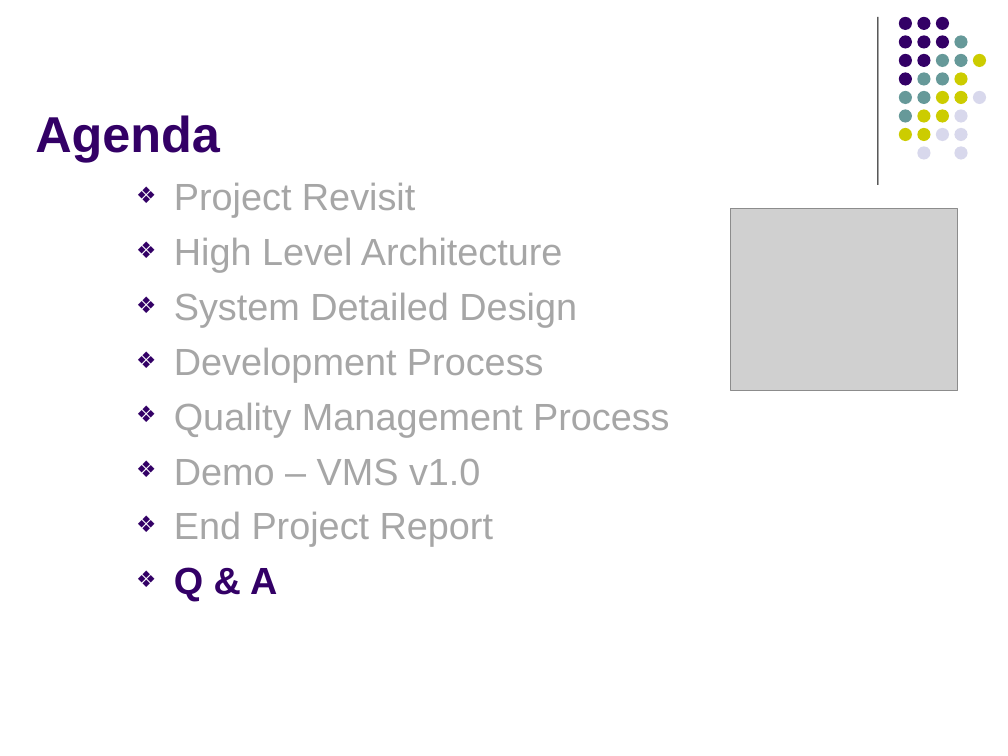
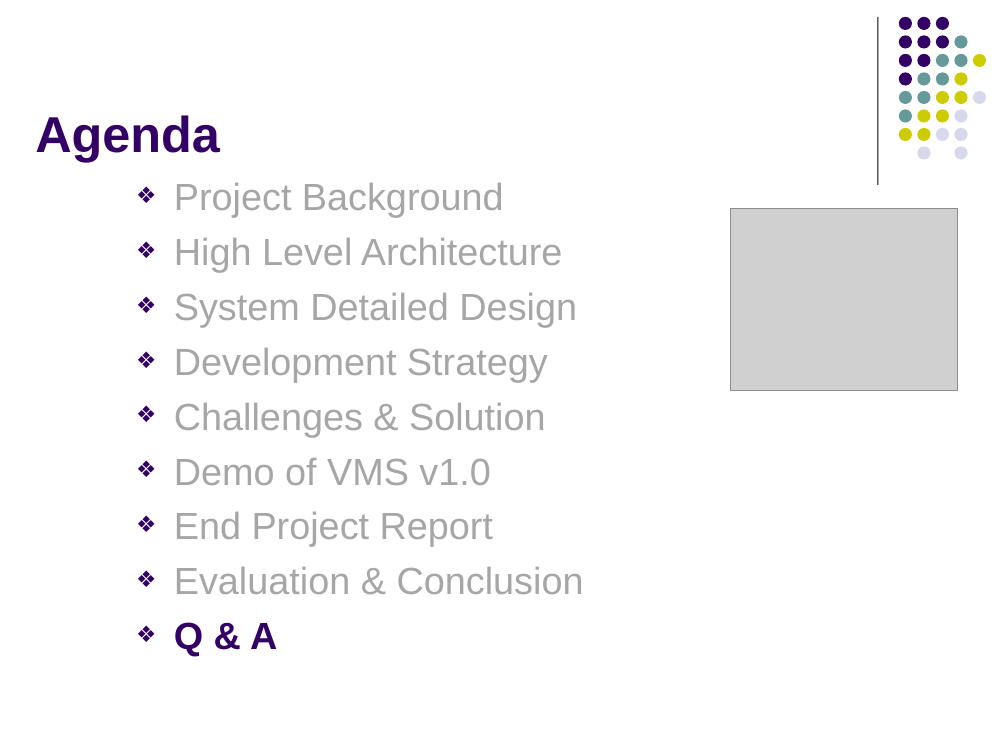
Before and after one commit to imireasa/mtech-se18-t08s, a slide deck: slide 29 of docs/W-9 Working Document/W-9.3 Presentation Slides/Phase 3/vms_presentation_3_v0.1.pptx (slide 25 before the commit). Drawn at 1008x756 pixels with LibreOffice and Linux fonts; fonts in the diff are those of the drawing; grey boxes stand for pictures. Boxes give left, top, right and bottom in pixels: in the first picture for what was removed or moved away, otherwise in the second. Text is boxed around its words. In the diff, an @@ line names an element or a change of style, - is before the commit and + after.

```diff
--- a/docs/W-9 Working Document/W-9.3 Presentation Slides/Phase 3/vms_presentation_3_v0.1.pptx
+++ b/docs/W-9 Working Document/W-9.3 Presentation Slides/Phase 3/vms_presentation_3_v0.1.pptx
@@ text at (174,183,504,218): text changed @@
-❖ Project Revisit
+❖ Project Background
@@ text at (174,348,548,485): text changed @@
-❖ Development Process
-❖ Quality Management Process
-❖ Demo – VMS v1.0
+❖ Development Strategy
+❖ Challenges & Solution
+❖ Demo of VMS v1.0
@@ text at (174,567,584,594): paragraph added @@
+❖ Evaluation & Conclusion
```
Also in this commit, not shown: 19 other slides changed, 7 slides added, 3 slides removed.
